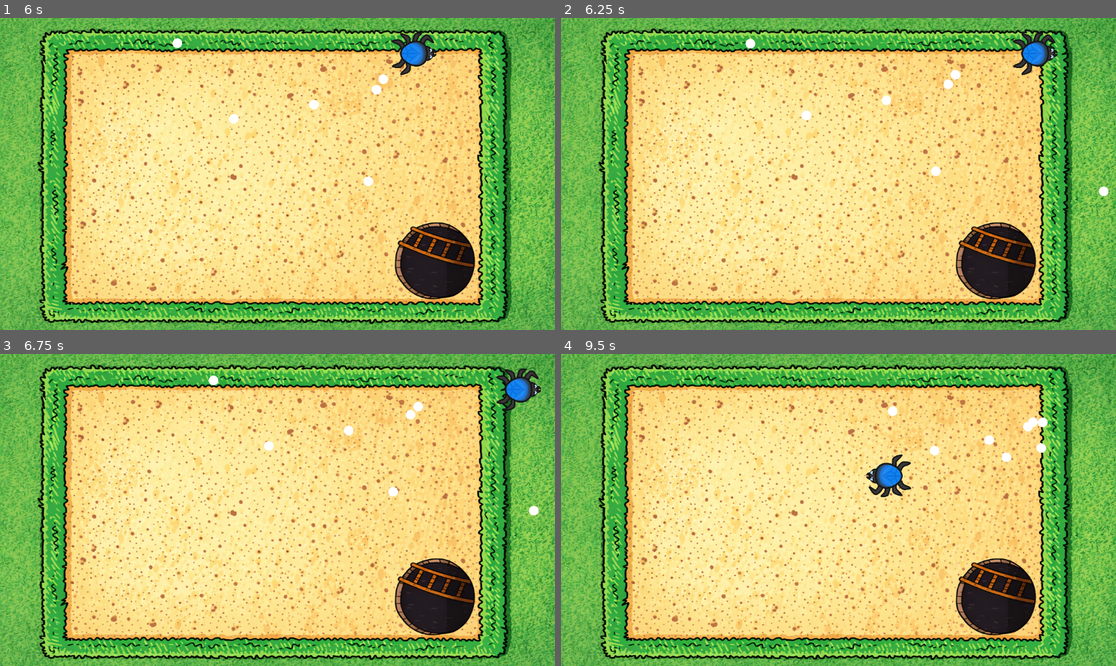
Above: before the commit, frames 1-4 (two rows, left to right).
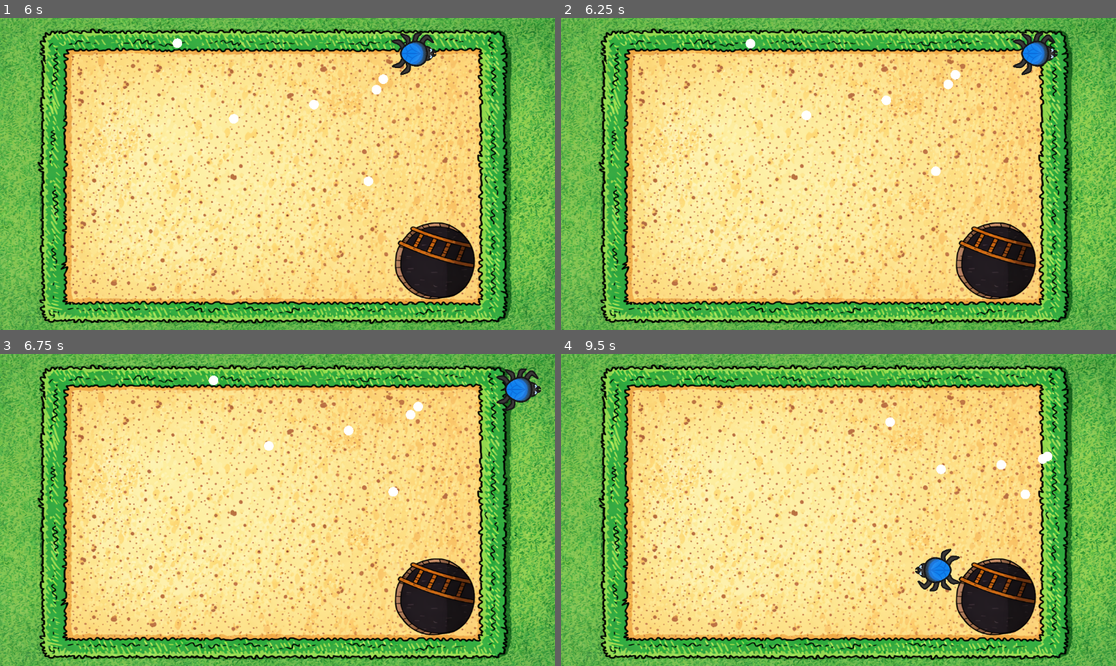
Above: after the commit, the same moments.

Repository: yjktyfhcvn-design/Six_Legged_Studio
Game: Godot game, scene res://first_level.tscn
Same seed, same stepped clock (60 frames per second), same inputs: the game is played once before the commit and once after it.
Inputs:
- Up to frame 1 (6 s): hold W (move_up) 0.53-2.03 s; tap Space (deploy_web) every 0.75 s from 0.6 to 5.85 s; hold A (move_left) 2.03-3.53 s; hold S (move_down) 3.53-4.28 s; hold D (move_right) 4.28-5.03 s; hold W (move_up) 5.03-5.78 s; hold D (move_right) from 5.78 s (still down)
- Up to frame 2 (6.25 s): keep holding D (move_right)
- Up to frame 3 (6.75 s): keep holding D (move_right); tap Space (deploy_web) at 6.6 s
- Up to frame 4 (9.5 s): tap Space (deploy_web) at 7.35, 8.1, 8.85 s; release D (move_right) at 8.03 s; hold S (move_down) 8.03-8.78 s; hold A (move_left) from 8.78 s (still down)

Frame 1 is identical in both runs. In frame 2, less than 0.1% of the frame differs, in the area x 96-99%, y 53-58%; in frame 3, less than 0.1%; in frame 4, 1.9%, in the area x 54-89%, y 16-77%.

Commit message:
Added DamageSFX

Diff:
--- a/player_character.gd
+++ b/player_character.gd
@@ -6,6 +6,7 @@
 @onready var dash_timer: Timer = $DashTimer
 
 @onready var health = 3
+@onready var Damage_Sound = $DamageSFX
 
 
 var dashing = false
@@ -146,6 +147,7 @@
 	dashing = false
 
 func take_damage() -> void:
+	Damage_Sound.play()
 	health = health -1
 	if health == 0:
 		var main = get_parent()
--- a/player_character.tscn
+++ b/player_character.tscn
@@ -10,6 +10,7 @@
 [ext_resource type="Texture2D" uid="uid://8shpagan1ryb" path="res://Assets/SpiderAssets/LegRight4.png" id="7_he2na"]
 [ext_resource type="Texture2D" uid="uid://ddgiwelm4y3ny" path="res://Assets/SpiderAssets/SpiderBody.png" id="8_p3c78"]
 [ext_resource type="Script" uid="uid://bh363snv51b5i" path="res://hitbox.gd" id="10_he2na"]
+[ext_resource type="AudioStream" uid="uid://ddgwy1ivs72bx" path="res://Assets/sfx_bump.ogg" id="11_p3c78"]
 
 [sub_resource type="CompressedTexture2D" id="CompressedTexture2D_eh3ko"]
 
@@ -217,6 +218,7 @@
 wait_time = 0.5
 
 [node name="Hitbox" type="Area2D" parent="."]
+scale = Vector2(1.15, 1.15)
 script = ExtResource("10_he2na")
 
 [node name="CollisionShape2D" type="CollisionShape2D" parent="Hitbox"]
@@ -224,6 +226,9 @@
 scale = Vector2(15, 17)
 shape = SubResource("CircleShape2D_p3c78")
 
+[node name="DamageSFX" type="AudioStreamPlayer2D" parent="."]
+stream = ExtResource("11_p3c78")
+
 [connection signal="input_event" from="." to="." method="_on_input_event"]
 [connection signal="timeout" from="DoubleClickTimer" to="." method="_on_double_click_timer_timeout"]
 [connection signal="timeout" from="DashTimer" to="." method="_on_dash_timer_timeout"]
Not shown, added: Assets/sfx_bump.ogg.import
Not shown: 1 places in player_character.tscn that only renumber resources
Not shown, added: Assets/sfx_bump.ogg
